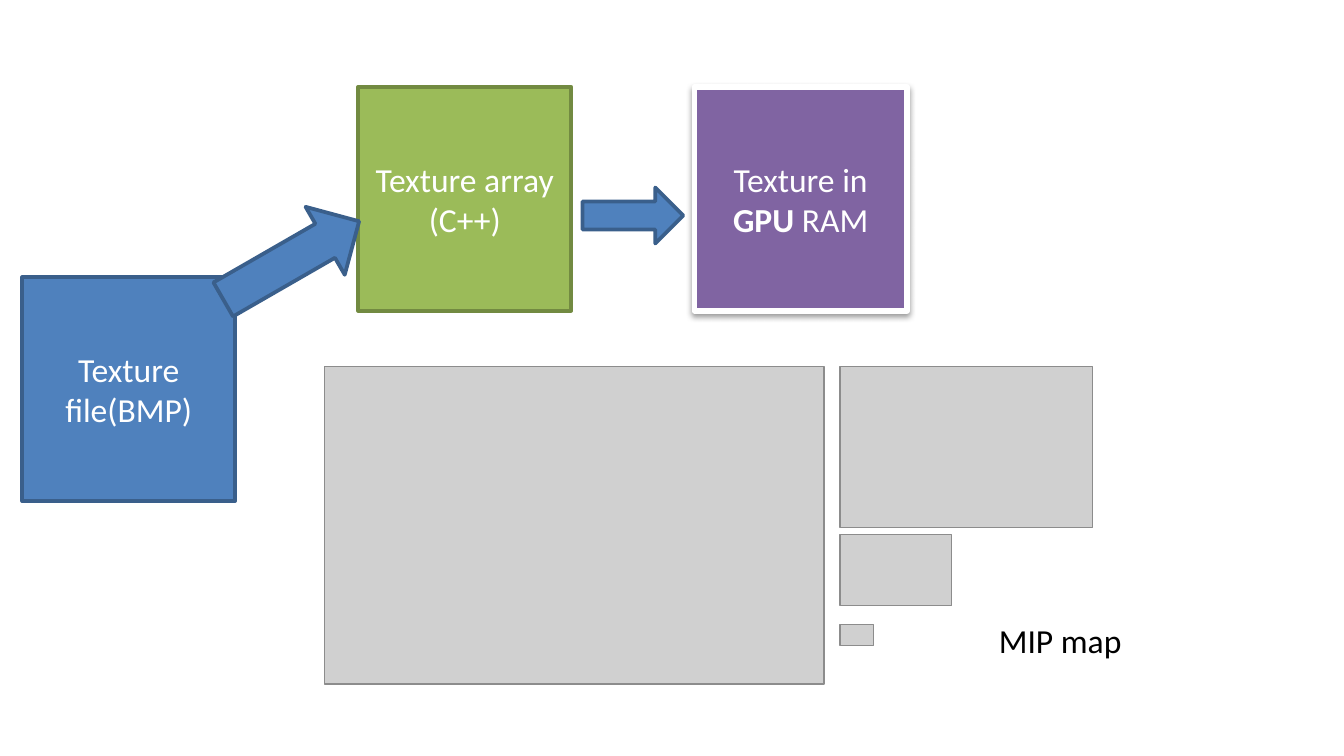
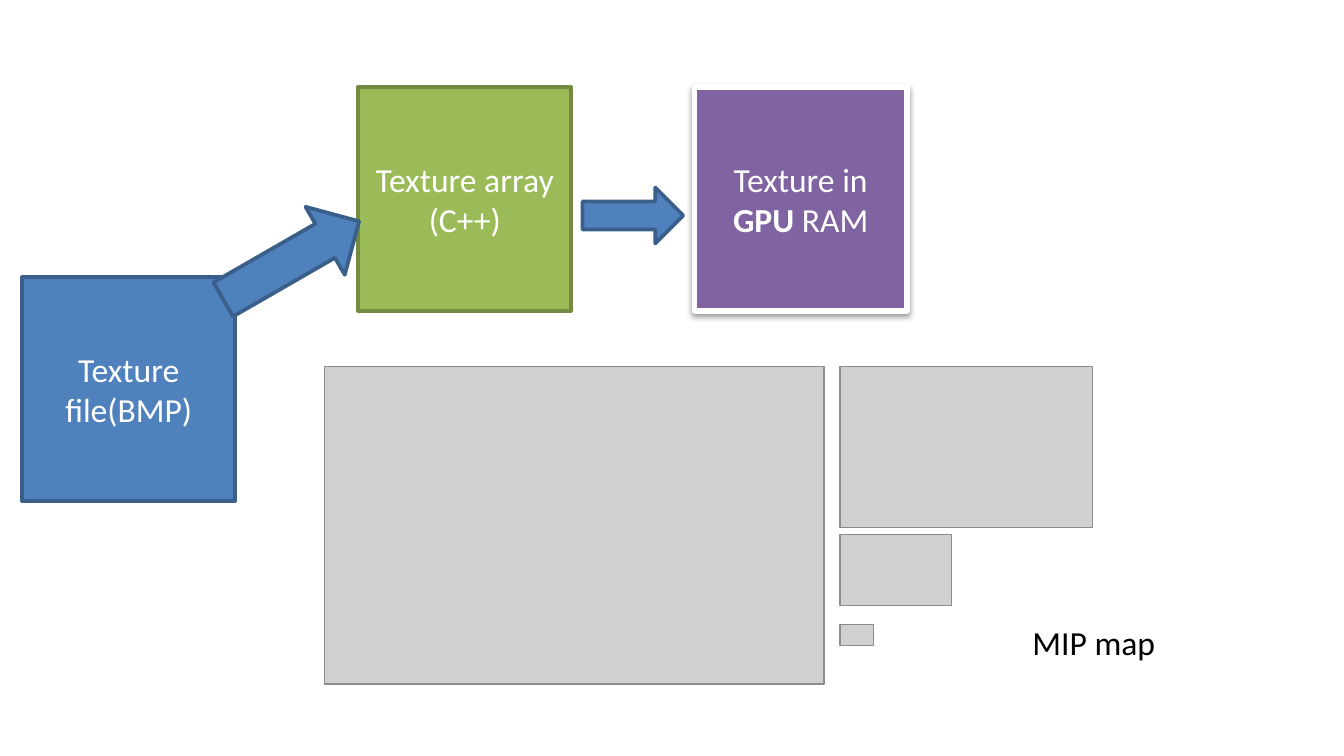
Before and after one commit to FeeneyCodes/GDP202425, a slide deck: slide 10 of 6028_Graph_1/D2D/W08-texturing/Texture mapping maddness_Key_Ending_Slide.pptx. Drawn at 1344x756 pixels with LibreOffice and Linux fonts; fonts in the diff are those of the drawing; grey boxes stand for pictures. Boxes give left, top, right and bottom in pixels: in the first picture for what was removed or moved away, otherwise in the second. Text is boxed around its words. In the diff, an @@ line names an element or a change of style, - is before the commit and + after.

```diff
--- a/6028_Graph_1/D2D/W08-texturing/Texture mapping maddness_Key_Ending_Slide.pptx
+++ b/6028_Graph_1/D2D/W08-texturing/Texture mapping maddness_Key_Ending_Slide.pptx
@@ text "MIP map": place and size @@
-text "MIP map" at [999,631,1122,659]
+text "MIP map" at [1032,633,1156,661]
```
Also in this commit, not shown: 2 other slides changed, 42 other files.
